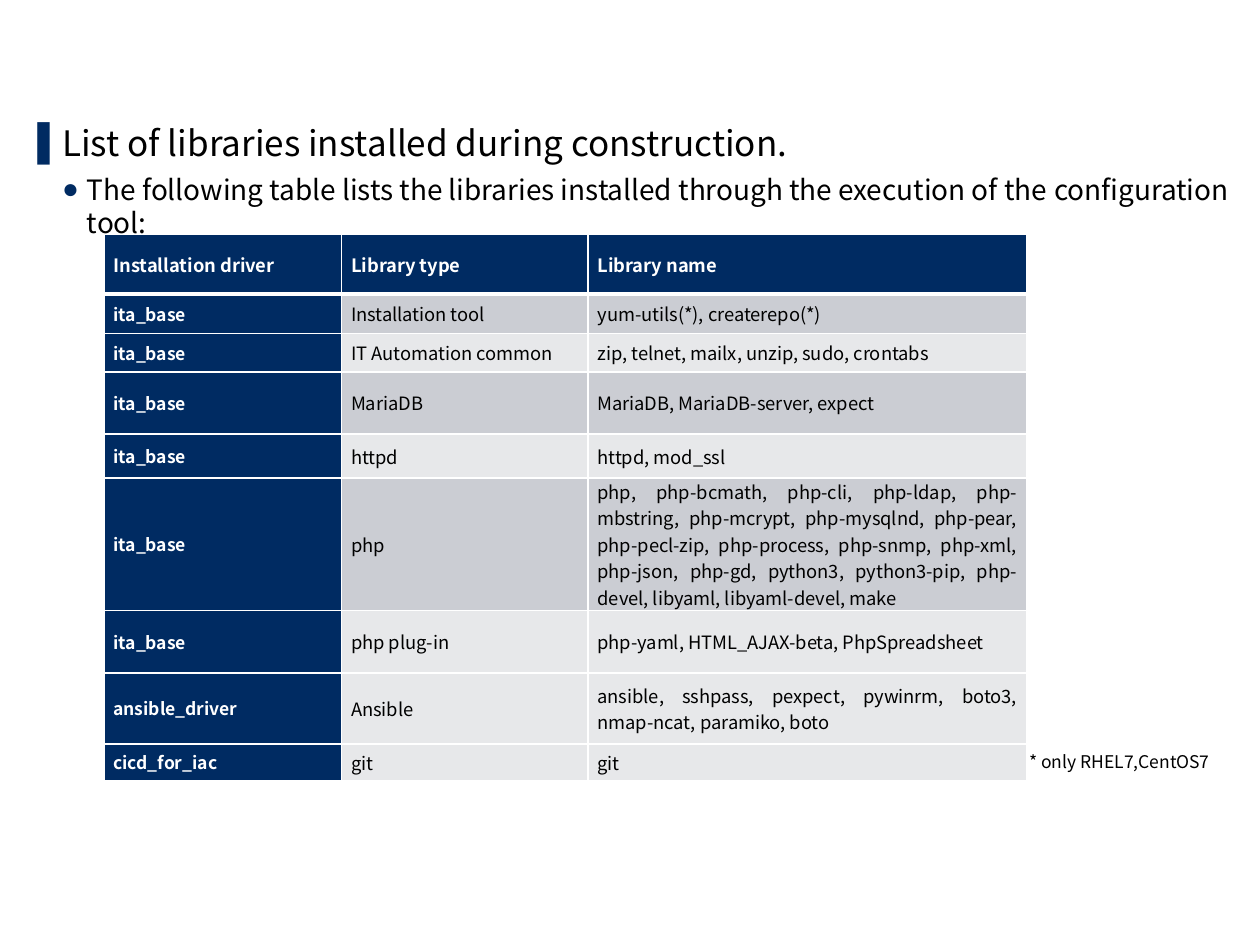
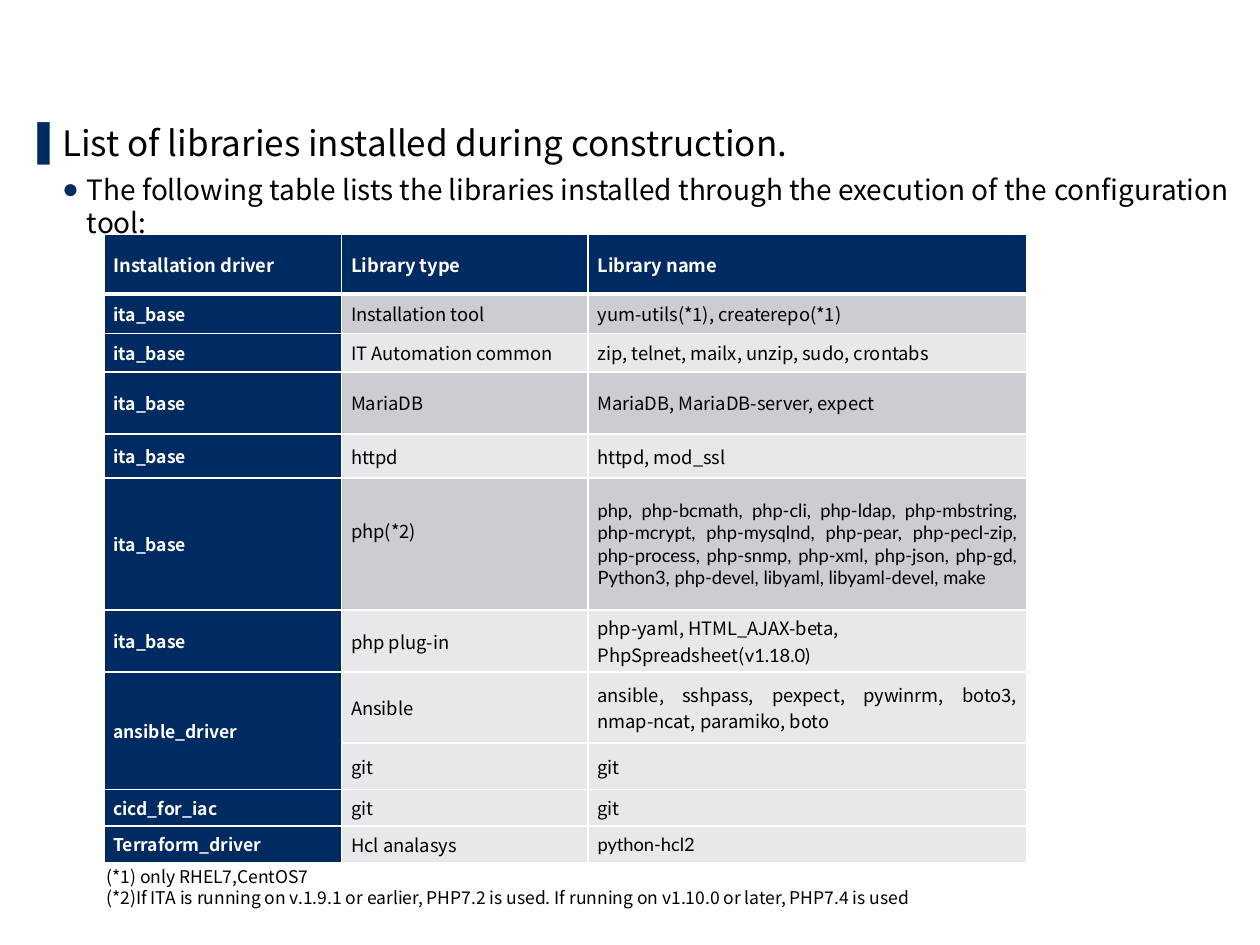
Before and after one commit to exastro-suite/it-automation-docs, a slide deck: slide 22 of asset/Learn/ITA-online-install_en.pptx. Drawn at 1260x945 pixels with LibreOffice and Linux fonts; fonts in the diff are those of the drawing; background and template pictures are left out. Boxes give left, top, right and bottom in pixels: in the first picture for what was removed or moved away, otherwise in the second. Text is boxed around its words. In the diff, an @@ line names an element or a change of style, - is before the commit and + after.

```diff
--- a/asset/Learn/ITA-online-install_en.pptx
+++ b/asset/Learn/ITA-online-install_en.pptx
@@ table at (x1=105, y1=234, x2=1028, y2=863) @@
-row 2, column 3: yum-utils(*), createrepo(*)
+row 2, column 3: yum-utils(*1), createrepo(*1)
-row 6, column 2: php
+row 6, column 2: php(*2)
-row 6, column 3: php, php-bcmath, php-cli, php-ldap, php-mbstring, php-mcrypt, php-mysqlnd, php-pear, php-pecl-zip, php-process, php-snmp, php-xml, php-json, php-gd, python3, python3-pip, php-devel, libyaml, libyaml-devel, make
+row 6, column 3: php, php-bcmath, php-cli, php-ldap, php-mbstring, php-mcrypt, php-mysqlnd, php-pear, php-pecl-zip, php-process, php-snmp, php-xml, php-json, php-gd, Python3, php-devel, libyaml, libyaml-devel, make
-row 7, column 3: php-yaml, HTML_AJAX-beta, PhpSpreadsheet
+row 7, column 3: php-yaml, HTML_AJAX-beta, PhpSpreadsheet(v1.18.0)
+row 9:  | git | git
+row 11: Terraform_driver | Hcl analasys | python-hcl2
@@ text at (x1=107, y1=869, x2=909, y2=909): text changed @@
-* only RHEL7,CentOS7
+(*1) only RHEL7,CentOS7
+(*2)If ITA is running on v.1.9.1 or earlier, PHP7.2 is used. If running on v1.10.0 or later, PHP7.4 is used
```
Also in this commit, not shown: 5 other slides changed, 5 other files.
